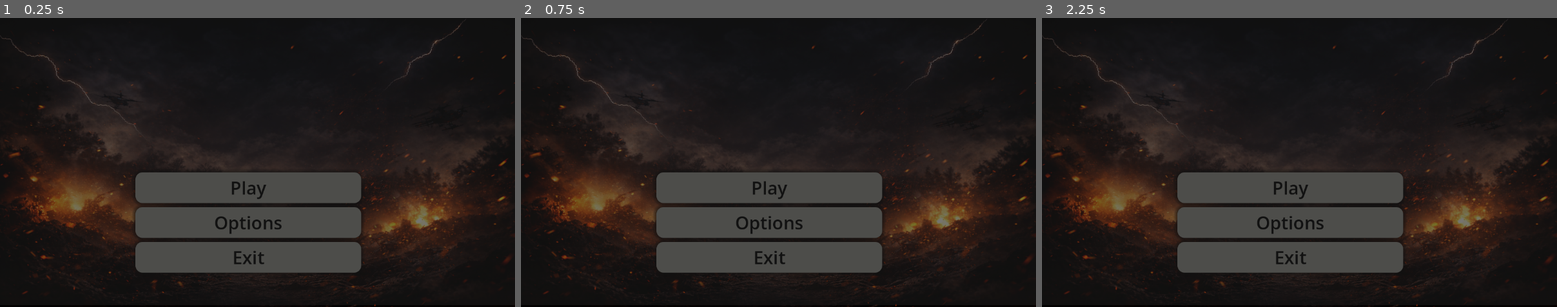
Above: before the commit, frames 1-3 (left to right).
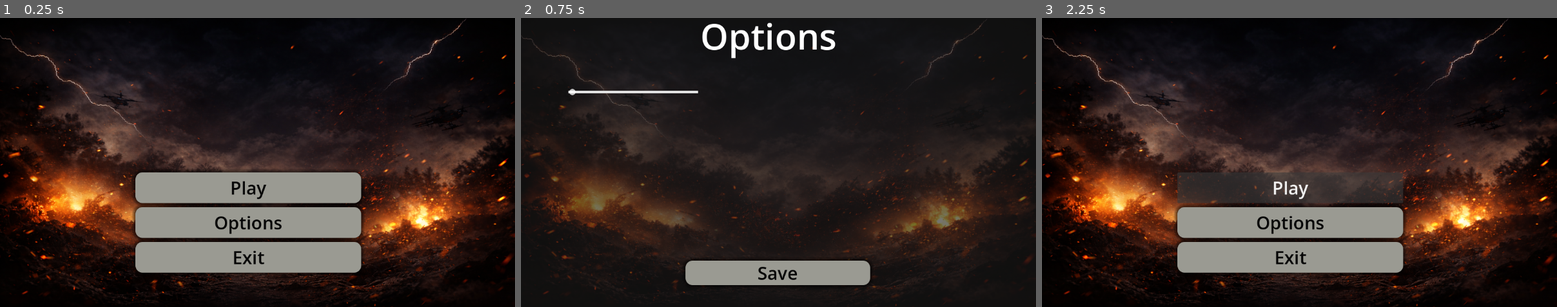
Above: after the commit, the same moments.

Repository: biln0270-dot/Fisrt-game
Game: Godot game, scene res://Main_menu.tscn
The game is run twice, just before and just after one commit, with the same random seed, the same clock (stepped at 60 frames per second) and the same inputs.
Inputs (mouse positions are in pixels of both pictures, inside the frame that each line leads up to):
- Up to frame 1 (0.25 s): no input
- Up to frame 2 (0.75 s): click "Options" at 0.5 s
- Up to frame 3 (2.25 s): click (1299, 272) at 1.25 s, where only the run after the commit has a clickable "Save"; click "Play" at 2 s

The runs differ from the first frame. In frame 1, 28% of the frame differs, in the area x 0-100%, y 1-100%; in frame 2, 16%; in frame 3, 28%.

Commit message:
3eme commit

Diff:
--- a/Main_menu.tscn
+++ b/Main_menu.tscn
@@ -15,6 +15,10 @@
 corner_radius_bottom_left = 16
 corner_detail = 16
 shadow_size = 9
+
+[sub_resource type="StyleBoxLine" id="StyleBoxLine_x2ps0"]
+color = Color(0.883378, 0.88337797, 0.88337797, 1)
+thickness = 6
 
 [node name="MainMenu" type="Control" unique_id=1409699707]
 layout_mode = 3
@@ -92,17 +96,43 @@
 anchor_right = 1.0
 anchor_bottom = 1.0
 offset_right = 42.0
-offset_bottom = 11.0
+offset_bottom = 15.0
 grow_horizontal = 2
 grow_vertical = 2
 
-[node name="Label" type="Label" parent="Options" unique_id=885802637]
+[node name="Label" type="Label" parent="Options" unique_id=1013950040]
+layout_mode = 1
+anchors_preset = 15
+anchor_right = 1.0
+anchor_bottom = 1.0
+offset_left = 423.0
+offset_bottom = -549.0
+grow_horizontal = 2
+grow_vertical = 2
+theme_override_font_sizes/font_size = 80
+text = "Options"
+
+[node name="Save button" type="Button" parent="Options" unique_id=1966005540]
 layout_mode = 0
-offset_left = 367.0
-offset_top = 141.0
-offset_right = 773.0
-offset_bottom = 210.0
+offset_left = 390.0
+offset_top = 559.0
+offset_right = 803.0
+offset_bottom = 614.0
+size_flags_vertical = 3
+theme_override_colors/font_color = Color(0.021434566, 0.021434668, 0.021434598, 1)
+theme_override_font_sizes/font_size = 40
+theme_override_styles/normal = SubResource("StyleBoxFlat_siod4")
+text = "Save"
+
+[node name="HSlider" type="HSlider" parent="Options" unique_id=760925509]
+layout_mode = 0
+offset_left = 129.0
+offset_top = 162.0
+offset_right = 417.0
+offset_bottom = 201.0
+theme_override_styles/slider = SubResource("StyleBoxLine_x2ps0")
 
 [connection signal="pressed" from="Main buttun/Button" to="." method="_on_start_pressed"]
-[connection signal="pressed" from="Main buttun/Button2" to="." method="_on_settings_2_pressed"]
+[connection signal="pressed" from="Main buttun/Button2" to="." method="_on_options_pressed"]
 [connection signal="pressed" from="Main buttun/Button3" to="." method="_on_exit_pressed"]
+[connection signal="pressed" from="Options/Save button" to="." method="_on_Save_pressed"]
--- a/main_menu.gd
+++ b/main_menu.gd
@@ -5,7 +5,8 @@
 
 # Called when the node enters the scene tree for the first time.
 func _ready() -> void:
-	pass # Replace with function body.
+	main_buttun.visible=true
+	options.visible=false
 
 
 # Called every frame. 'delta' is the elapsed time since the previous frame.
@@ -16,11 +17,20 @@
 	print("Start pressed")
 
 
-func _on_settings_2_pressed() -> void:
+func _on_options_pressed() -> void:
 	print("Settings presssed")
 	main_buttun.visible=false
 	options.visible=true
 
+
+
 func _on_exit_pressed() -> void:
 	print("Exit pressed ")
 	get_tree().quit()
+
+
+
+
+
+func _on_Save_pressed() -> void:
+	_ready()
